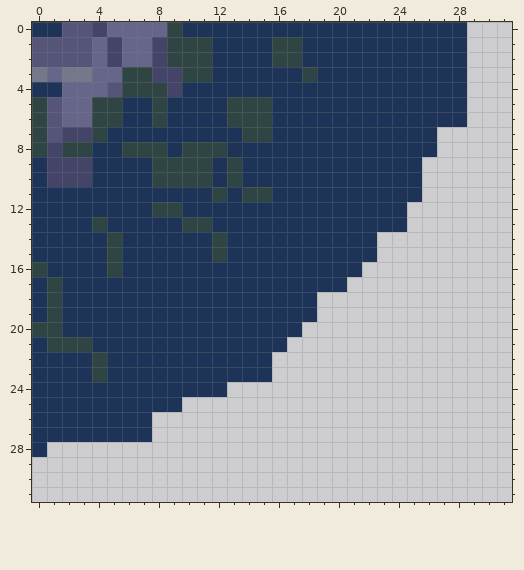
Edited in one commit: pixel-art sprite (images/crater_009.png). Above is the file before it was changed.
The file is 32x32 pixels.
The result:
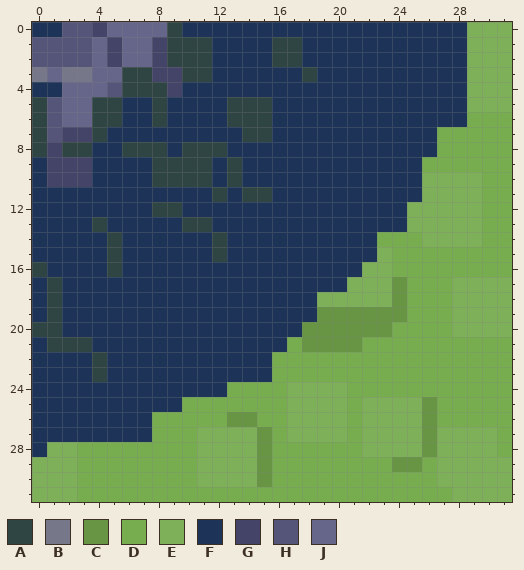
Palette (. is transparent): A #2e4544  B #77778a  C #679544  D #77ac4f  E #7eaf59  F #1d3458  G #444469  H #55557a  J #66668b
From old to new:
Colour C is added in rows 17 to 18 at x 24; in row 19 at x 19 to 24; in row 20 at x 18 to 23; in row 21 at x 18 to 21; in row 25 at x 26; in row 26 at x 13 to 14 and 26.
Colour C is added in rows 27 to 28 at x 15 and 26; in row 29 at x 15 and 24 to 25; in row 30 at x 15.
Colour D is added in row 6 at x 29 to 31; in rows 7 to 8 at x 27 to 31; in row 9 at x 26 to 31; in rows 10 to 13 at x 30 to 31; in row 14 at x 23 to 25 and 30 to 31; in rows 15 to 16 at x 24 to 31.
Colour D is added in rows 17 to 19 at x 25 to 27; in row 20 at x 24 to 27; in row 21 at x 17 and 22 to 31; in rows 22 to 23 at x 16 to 31; in row 24 at x 13 to 16 and 21 to 31; in row 25 at x 10 to 16, 21 and 27 to 31.
Colour D is added in row 26 at x 8 to 12, 15 to 16, 21 and 27 to 31; in row 27 at x 8 to 10, 16, 21 and 31; in row 28 at x 3 to 10, 16 to 21 and 31; in row 29 at x 3 to 10, 16 to 23 and 26; in row 30 at x 3 to 10 and 16 to 26; in row 31 at x 3 to 27.
Colour E is added in rows 0 to 5 at x 29 to 31; in rows 10 to 11 at x 26 to 29; in rows 12 to 13 at x 25 to 29; in row 14 at x 26 to 29; in row 15 at x 23; in row 16 at x 22 to 23.
Colour E is added in row 17 at x 21 to 23 and 28 to 31; in row 18 at x 19 to 23 and 28 to 31; in rows 19 to 20 at x 28 to 31; in row 24 at x 17 to 20; in rows 25 to 26 at x 17 to 20 and 22 to 25; in row 27 at x 11 to 14, 17 to 20, 22 to 25 and 27 to 30.
Colour E is added in row 28 at x 1 to 2, 11 to 14, 22 to 25 and 27 to 30; in rows 29 to 30 at x 0 to 2, 11 to 14 and 27 to 31; in row 31 at x 0 to 2 and 28 to 31.
Pixel boxes of the changes (left, top, right, bottom) in both pictures:
added: (32, 22, 512, 502)
